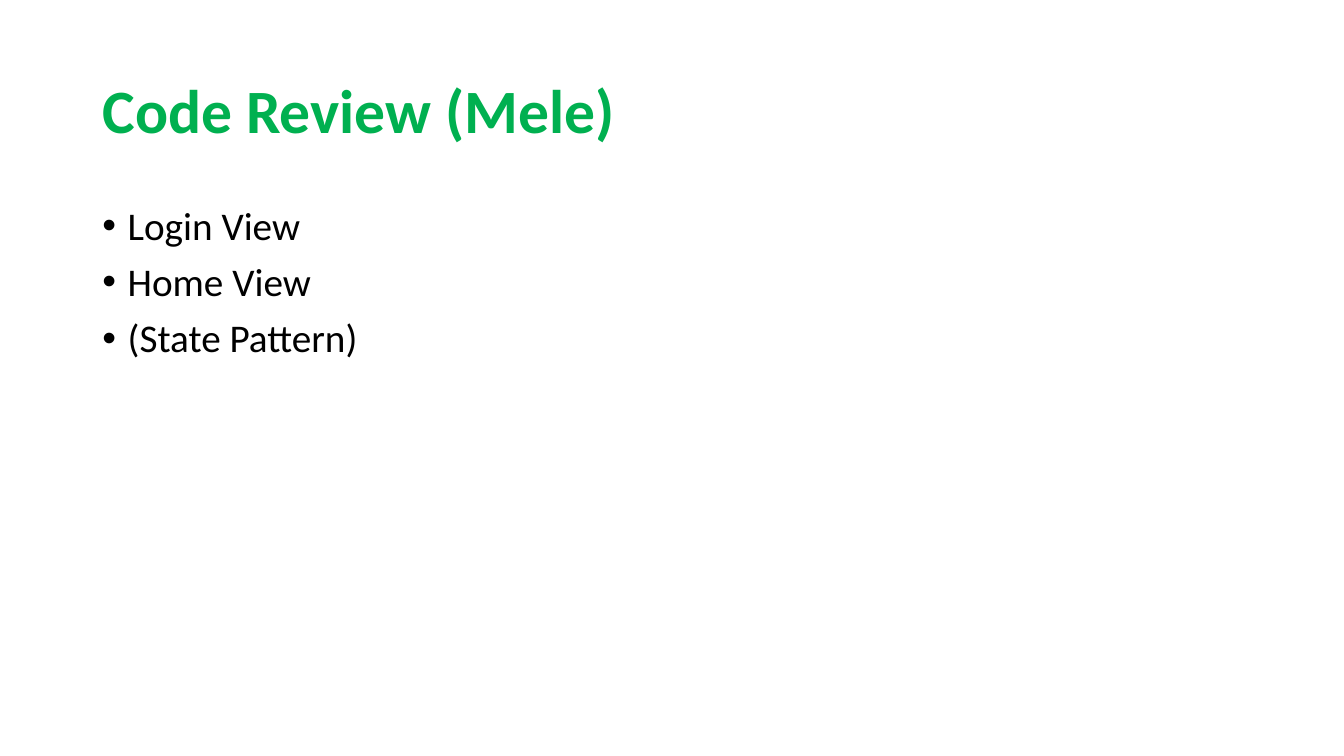
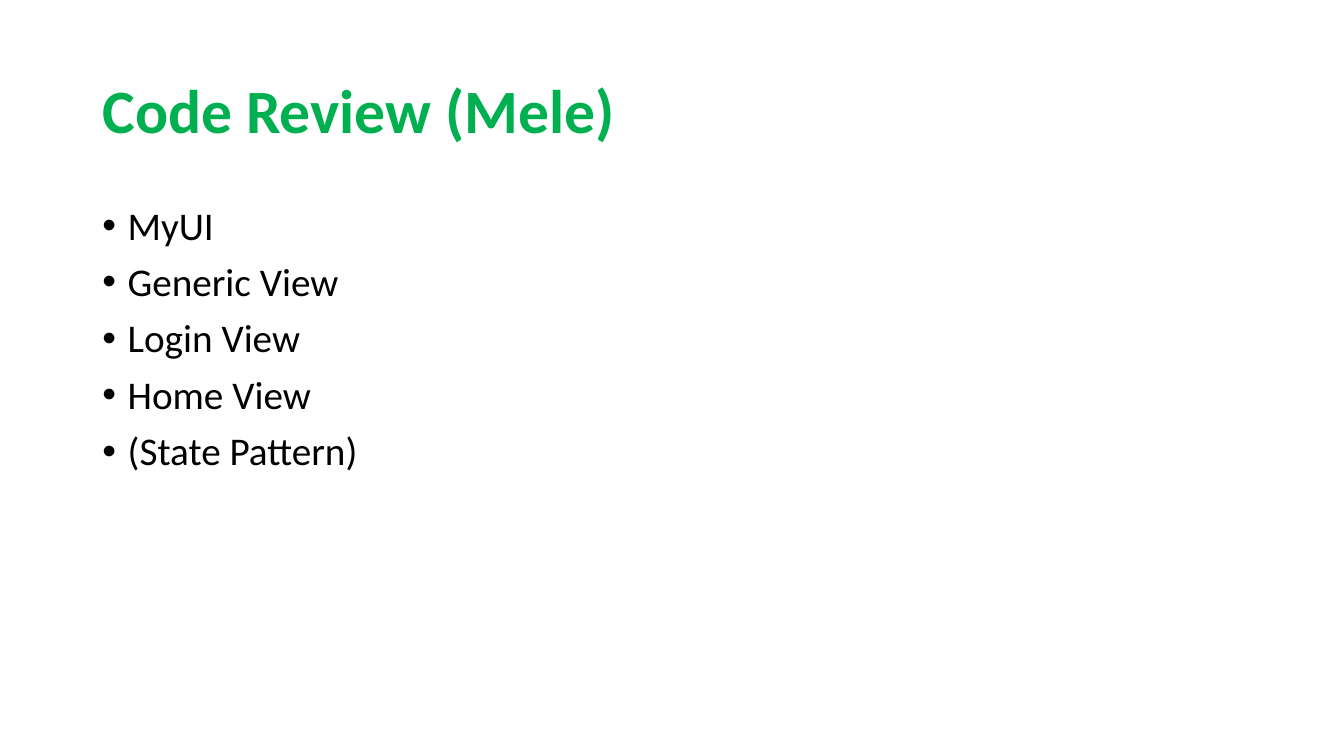
Before and after one commit to sarahmele/ch.bfh.btx8081.w2015.green, a slide deck: slide 4 of doc/task14/Task14.pptx. Drawn at 1344x756 pixels with LibreOffice and Linux fonts; fonts in the diff are those of the drawing. Boxes give left, top, right and bottom in pixels: in the first picture for what was removed or moved away, otherwise in the second. Text is boxed around its words. In the diff, an @@ line names an element or a change of style, - is before the commit and + after.

Commit message:
Final Presi

```diff
--- a/doc/task14/Task14.pptx
+++ b/doc/task14/Task14.pptx
@@ text at bbox=[128, 215, 338, 297]: paragraphs added @@
+• MyUI
+• Generic View
```
